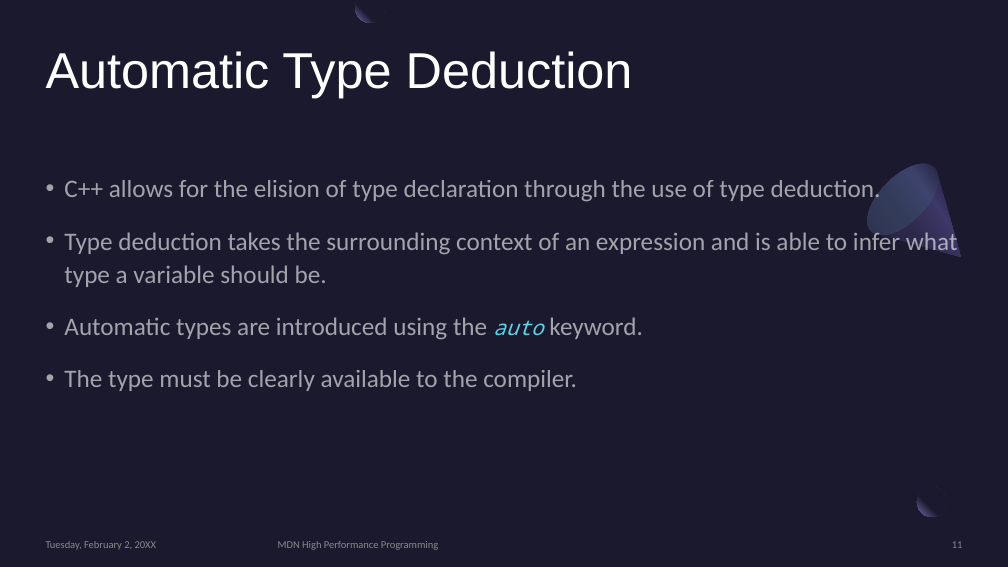
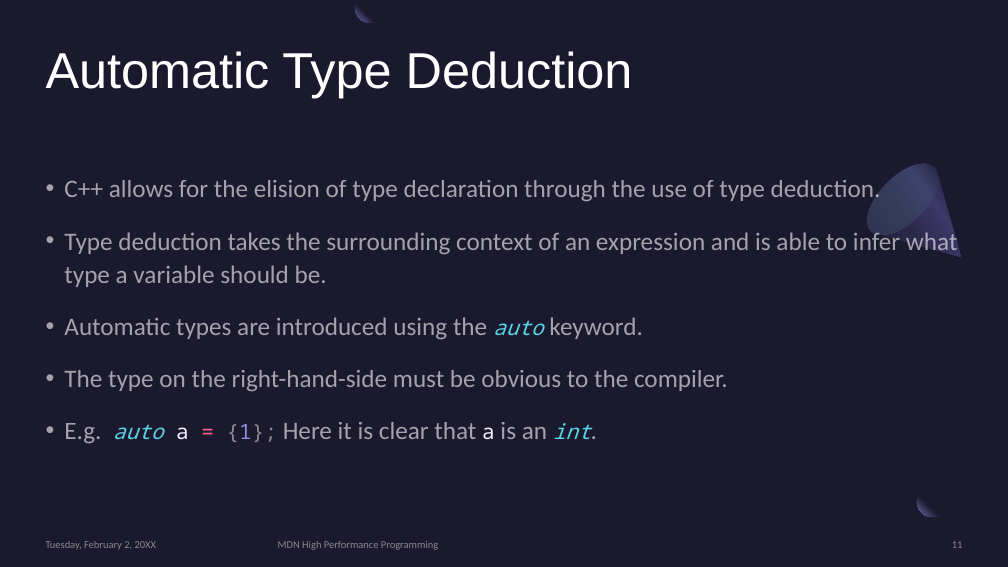
Before and after one commit to MonashDeepNeuron/HPP, a slide deck: slide 11 of content/week1/slides/week1.pptx. Drawn at 1008x567 pixels with LibreOffice and Linux fonts; fonts in the diff are those of the drawing. Boxes give left, top, right and bottom in pixels: in the first picture for what was removed or moved away, otherwise in the second. Text is boxed around its words. In the diff, an @@ line names an element or a change of style, - is before the commit and + after.

```diff
--- a/content/week1/slides/week1.pptx
+++ b/content/week1/slides/week1.pptx
@@ text at (x1=64, y1=370, x2=728, y2=444): text changed @@
-• The type must be clearly available to the compiler.
+• The type on the right-hand-side must be obvious to the compiler.
+• E.g. auto a = {1}; Here it is clear that a is an int.
```
Also in this commit, not shown: 6 other slides changed, 5 slides added, 7 slides removed.
